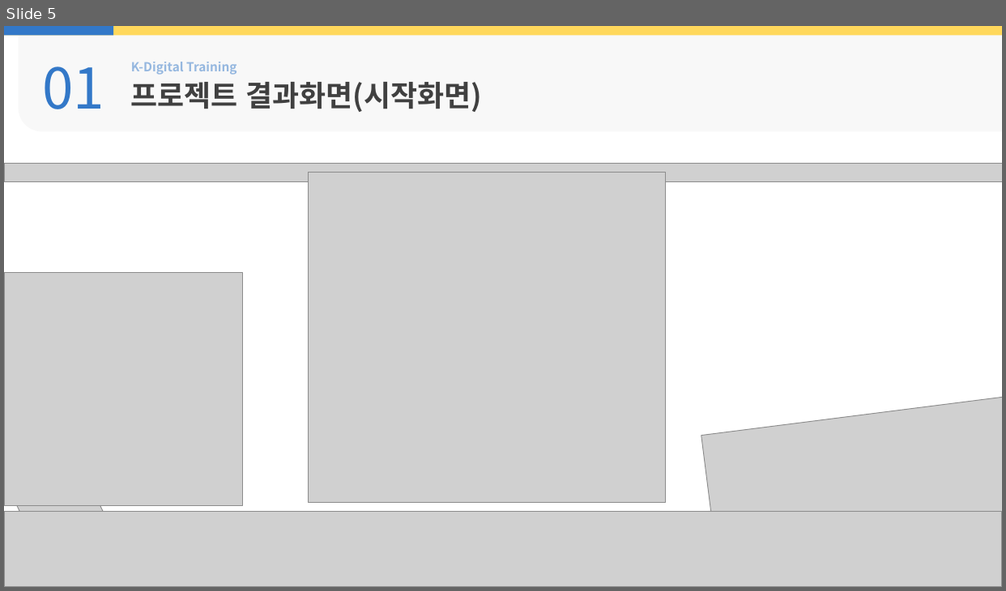
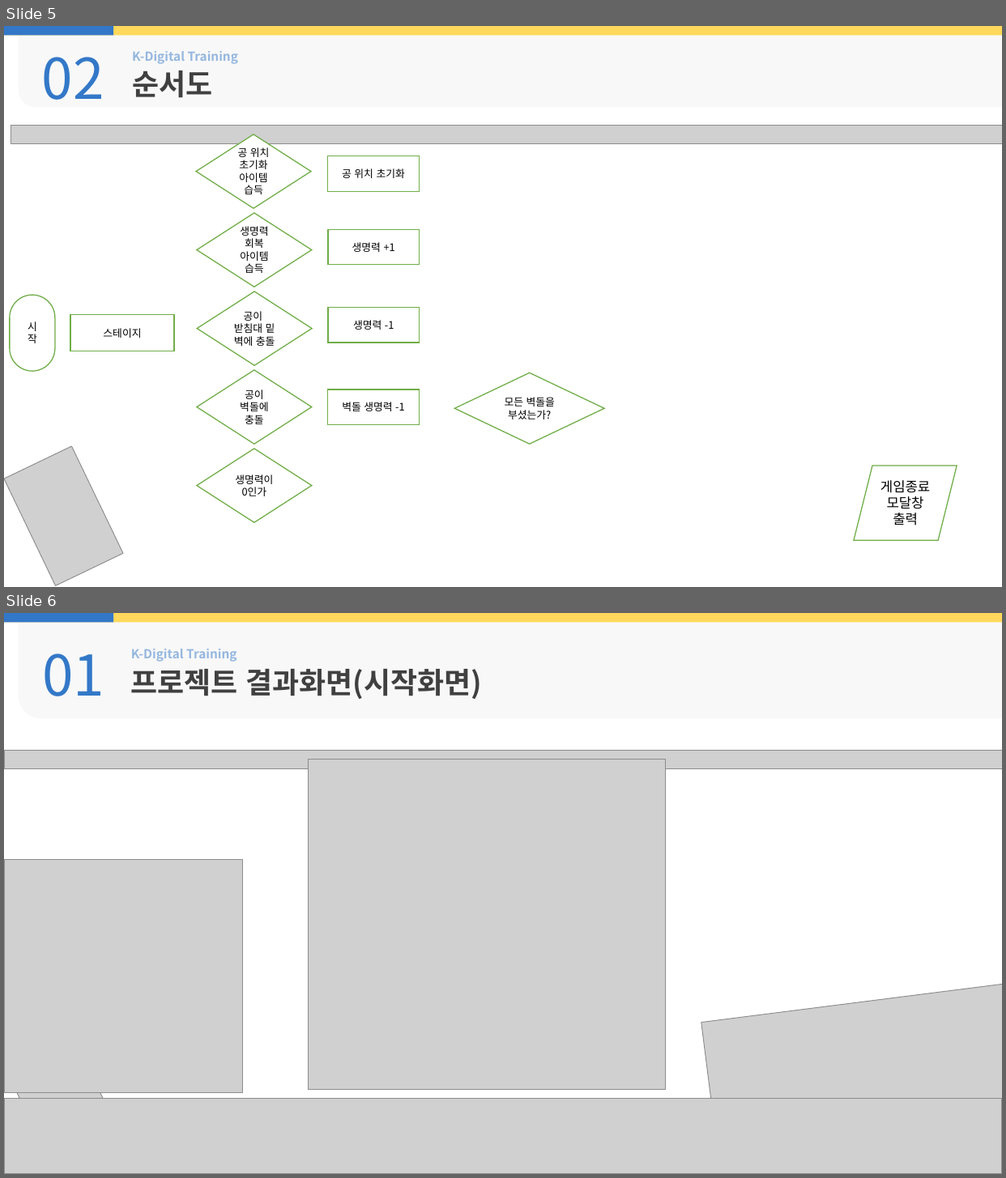
Before and after one commit to rudIsland/KDT_Project_1, a slide deck: 보고서/PPT/결과보고서_6조(벽돌깨기게임).pptx. Shown one above the other, each under a label of ours: slide 5 before the commit, slides 5 and 6 after it. The pictures are 1006x591 and 1006x1178 pixels, drawn with LibreOffice and Linux fonts; fonts in the diff are those of the drawing; grey boxes stand for pictures; background and template pictures are left out. Boxes give left, top, right and bottom in pixels: in the first picture for what was removed or moved away, otherwise in the second. Text is boxed around its words. In the diff, an @@ line names an element or a change of style, - is before the commit and + after.

```diff
--- a/보고서/PPT/결과보고서_6조(벽돌깨기게임).pptx
+++ b/보고서/PPT/결과보고서_6조(벽돌깨기게임).pptx
@@ slide 5 added at [4, 26, 1002, 587], background #FFFFFF @@
@@ rectangle added at [4, 26, 1002, 35], fill #FFD85C @@
@@ rectangle added at [4, 26, 113, 35], fill #3378C8 @@
@@ round rect added at [19, 32, 1002, 108], fill #F2F2F2 at 50% opacity @@
@@ text added at [42, 57, 104, 100], 54 pt, text #3378C8 @@
+02
@@ text added at [132, 51, 238, 64], 12 pt, text #3378C8 at 50% opacity, bold @@
+K-Digital Training
@@ text added at [132, 71, 212, 98], 28 pt, text #404040, bold @@
+순서도
@@ picture added at [11, 125, 1002, 144] @@
@@ diamond added at [197, 135, 312, 209], fill #FFFFFF, outline #70AD47 1 pt, 10 pt, text #000000 @@
+공 위치 초기화 아이템 습득
@@ rectangle added at [328, 156, 420, 191], fill #FFFFFF, outline #70AD47 1 pt, 10 pt, text #000000 @@
+공 위치 초기화
@@ diamond added at [197, 213, 313, 288], fill #FFFFFF, outline #70AD47 1 pt, 10 pt, text #000000 @@
+생명력 회복
+아이템 습득
@@ rectangle added at [328, 229, 420, 265], fill #FFFFFF, outline #70AD47 1 pt, 10 pt, text #000000 @@
+생명력 +1
@@ diamond added at [197, 292, 313, 366], fill #FFFFFF, outline #70AD47 1 pt, 10 pt, text #000000 @@
+공이
+받침대 밑 벽에 충돌
@@ rounded rectangle added at [9, 295, 55, 371], fill #FFFFFF, outline #70AD47 1 pt, 10 pt, text #000000 @@
+시작
@@ rectangle added at [70, 315, 175, 352], fill #FFFFFF, outline #70AD47 1 pt, 10 pt, text #000000 @@
+스테이지
@@ rectangle added at [328, 308, 420, 343], fill #FFFFFF, outline #70AD47 1 pt, 10 pt, text #000000 @@
+생명력 -1
@@ diamond added at [197, 370, 313, 445], fill #FFFFFF, outline #70AD47 1 pt, 10 pt, text #000000 @@
+공이
+벽돌에
+충돌
@@ rectangle added at [328, 390, 420, 425], fill #FFFFFF, outline #70AD47 1 pt, 10 pt, text #000000 @@
+벽돌 생명력 -1
@@ diamond added at [454, 373, 604, 445], fill #FFFFFF, outline #70AD47 1 pt, 10 pt, text #000000 @@
+모든 벽돌을 부셨는가?
@@ picture added at [4, 446, 123, 587] @@
@@ diamond added at [197, 449, 313, 523], fill #FFFFFF, outline #70AD47 1 pt, 10 pt, text #000000 @@
+생명력이 0인가
@@ parallelogram added at [854, 466, 957, 541], fill #FFFFFF, outline #70AD47 1 pt, 13 pt, text #000000 @@
+게임종료 모달창 출력
@@ what was slide 5 is now slide 6 @@
```
Also in this commit, not shown: 1 slide changed, 3 other files.
